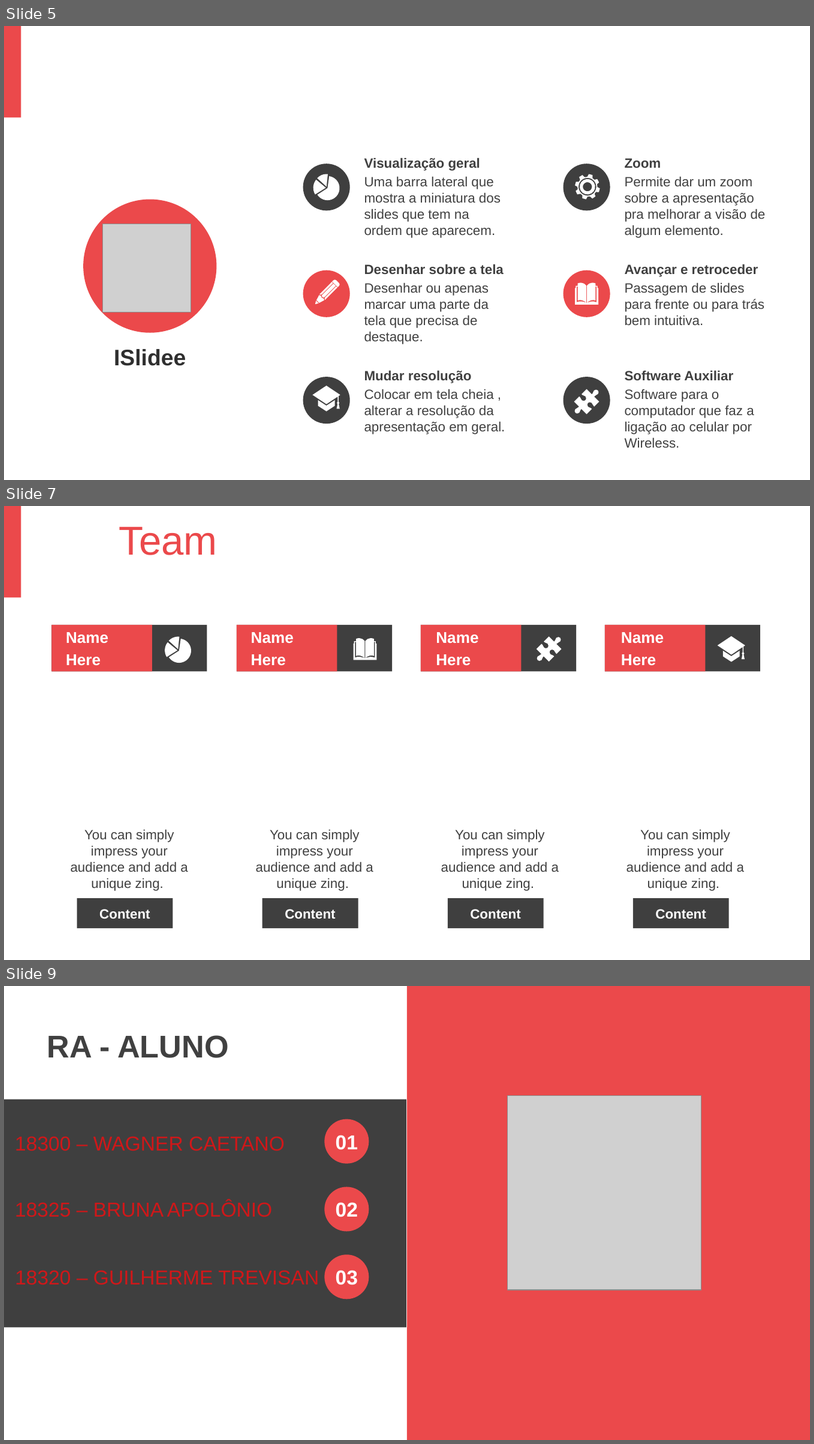
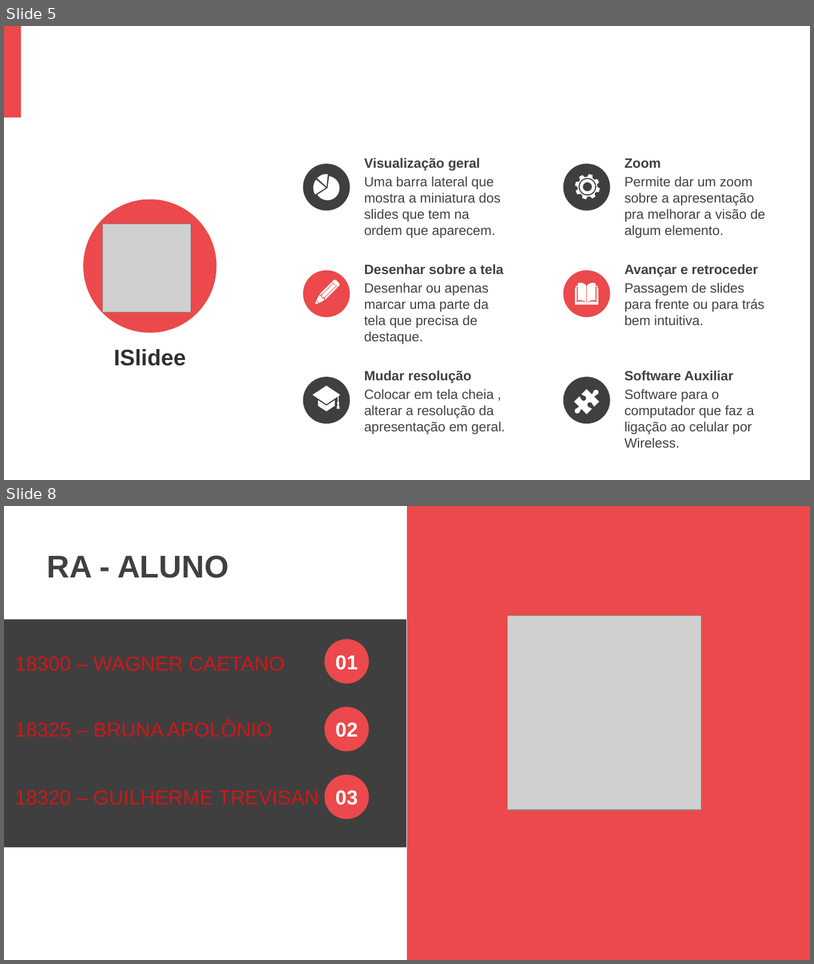
Before and after one commit to WagnerCaetano/TCC-2019, a slide deck: APRESENTAÇÃO TCC.pptx. Shown one above the other, each under a label of ours: slides 5, 7 and 9 before the commit, slides 5 and 8 after it; the slides between them are not shown. The pictures are 814x1444 and 814x964 pixels, drawn with LibreOffice and Linux fonts; fonts in the diff are those of the drawing; grey boxes stand for pictures; background and template pictures are left out. Boxes give left, top, right and bottom in pixels: in the first picture for what was removed or moved away, otherwise in the second. Text is boxed around its words. In the diff, an @@ line names an element or a change of style, - is before the commit and + after.

```diff
--- a/APRESENTAÇÃO TCC.pptx
+++ b/APRESENTAÇÃO TCC.pptx
@@ slide 7 removed at [4,506,810,960], background picture (left out); not listed: 1 template element that a slide beside it also shows @@
@@ text removed at [119,526,217,555] @@
-Our Team Layout
@@ text removed at [32,564,667,589] @@
-Insert the title of your subtitle Here
@@ rectangle removed at [51,625,207,672] @@
@@ rectangle removed at [51,625,152,672] @@
@@ rectangle removed at [237,625,393,672] @@
@@ rectangle removed at [237,625,338,672] @@
@@ rectangle removed at [421,625,576,672] @@
@@ rectangle removed at [421,625,522,672] @@
@@ rectangle removed at [605,625,761,672] @@
@@ rectangle removed at [605,625,705,672] @@
@@ text removed at [66,632,108,665] @@
-Name
-Here
@@ freeform shape removed at [165,637,192,663] @@
@@ text removed at [251,632,294,665] @@
-Name
-Here
@@ freeform shape removed at [353,638,377,660] @@
@@ text removed at [436,632,479,665] @@
-Name
-Here
@@ freeform shape removed at [532,632,567,667] @@
@@ text removed at [621,632,664,665] @@
-Name
-Here
@@ freeform shape removed at [717,636,745,661] @@
@@ text removed at [71,829,188,891] @@
-You can simply impress your audience and add a unique zing.
@@ text removed at [256,829,373,891] @@
-You can simply impress your audience and add a unique zing.
@@ text removed at [441,829,559,891] @@
-You can simply impress your audience and add a unique zing.
@@ text removed at [627,829,744,891] @@
-You can simply impress your audience and add a unique zing.
@@ rectangle removed at [77,898,173,928] @@
@@ rectangle removed at [262,898,358,928] @@
@@ rectangle removed at [447,898,543,928] @@
@@ rectangle removed at [633,898,729,928] @@
@@ text removed at [99,909,150,918] @@
-Content
@@ text removed at [285,909,335,918] @@
-Content
@@ text removed at [470,909,521,918] @@
-Content
@@ text removed at [656,909,706,918] @@
-Content
@@ what was slide 9 is now slide 8 @@
```
Also in this commit, not shown: 3 slides changed, 1 slide added, 5 other slides removed, 10 other files.
